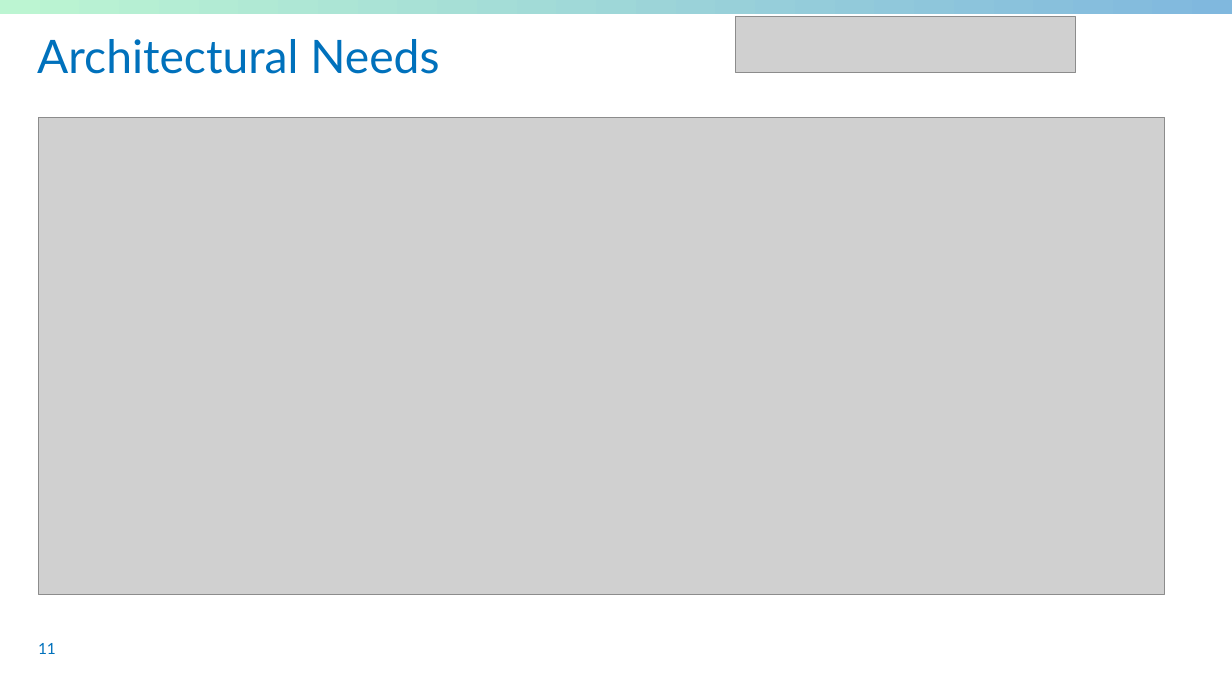
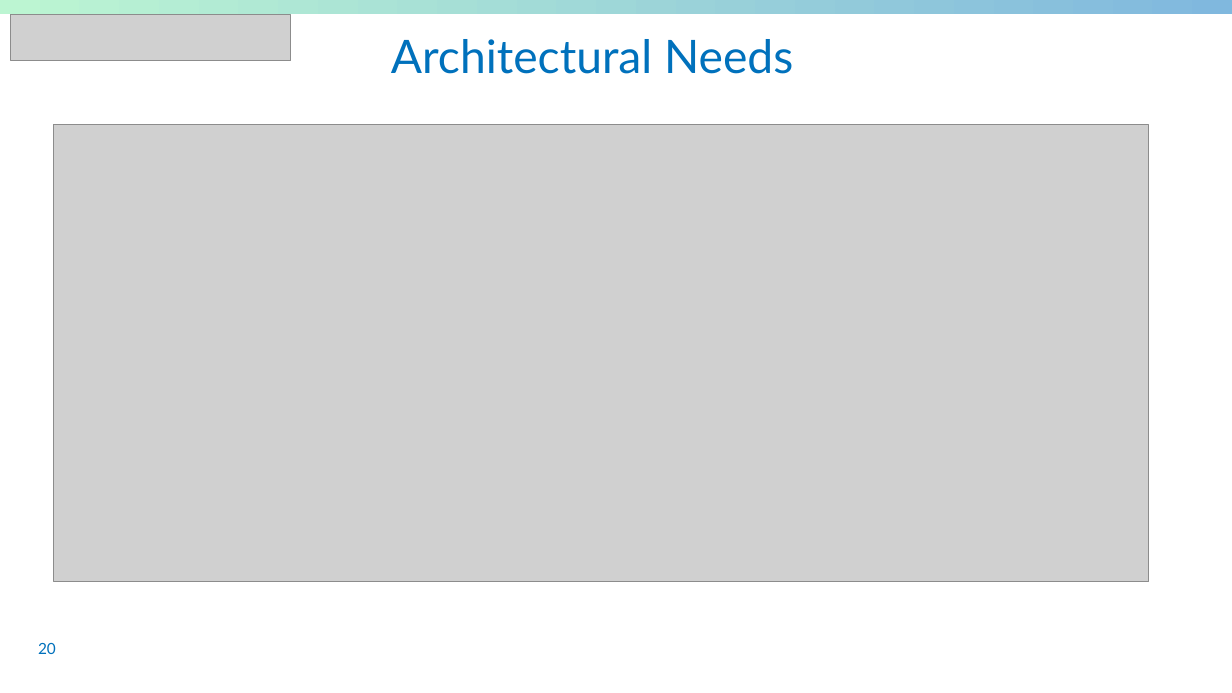
Before and after one commit to sableu/BDD4OQ, a slide deck: slide 20 of thesis/Presentation/FinalPresentation.pptx (slide 11 before the commit). Drawn at 1232x693 pixels with LibreOffice and Linux fonts; fonts in the diff are those of the drawing; grey boxes stand for pictures; background and template pictures are left out. Boxes give left, top, right and bottom in pixels: in the first picture for what was removed or moved away, otherwise in the second. Text is boxed around its words. In the diff, an @@ line names an element or a change of style, - is before the commit and + after.

```diff
--- a/thesis/Presentation/FinalPresentation.pptx
+++ b/thesis/Presentation/FinalPresentation.pptx
@@ picture added at bbox=[11, 15, 291, 61] @@
@@ title "Architectural Needs" at bbox=[391, 39, 793, 74]: alignment left to centre @@
@@ picture removed at bbox=[736, 17, 1077, 73] @@
@@ picture: place and size @@
-picture at bbox=[38, 117, 1165, 595]
+picture at bbox=[54, 125, 1149, 581]
@@ page number at bbox=[38, 643, 56, 654]: text changed @@
-11
+20
```
Also in this commit, not shown: 8 other slides changed, 18 slides added, 11 slides removed, 1 other file.
